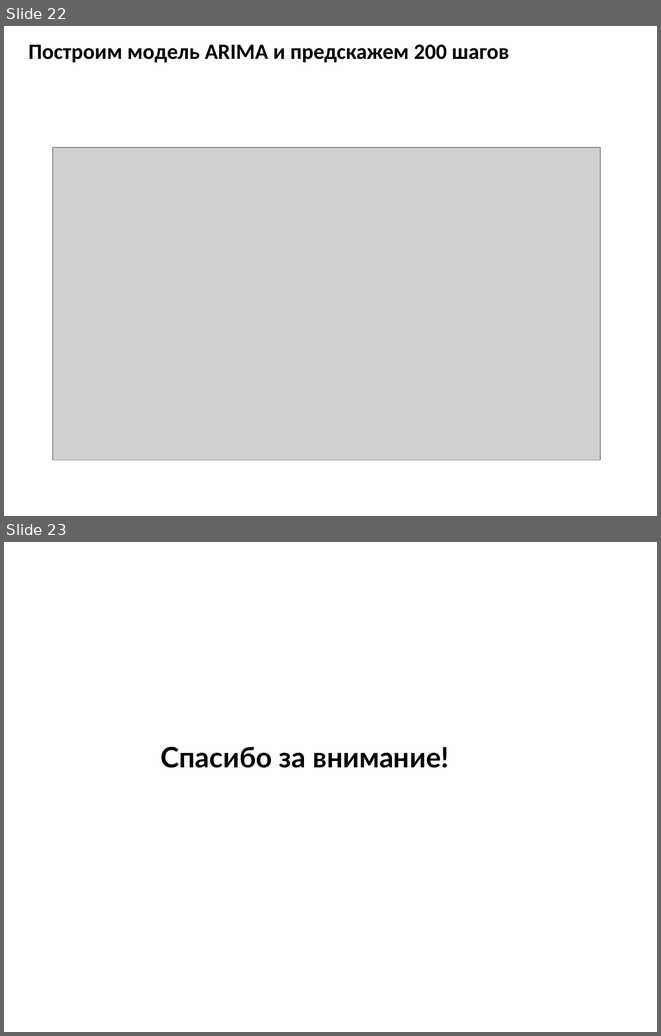
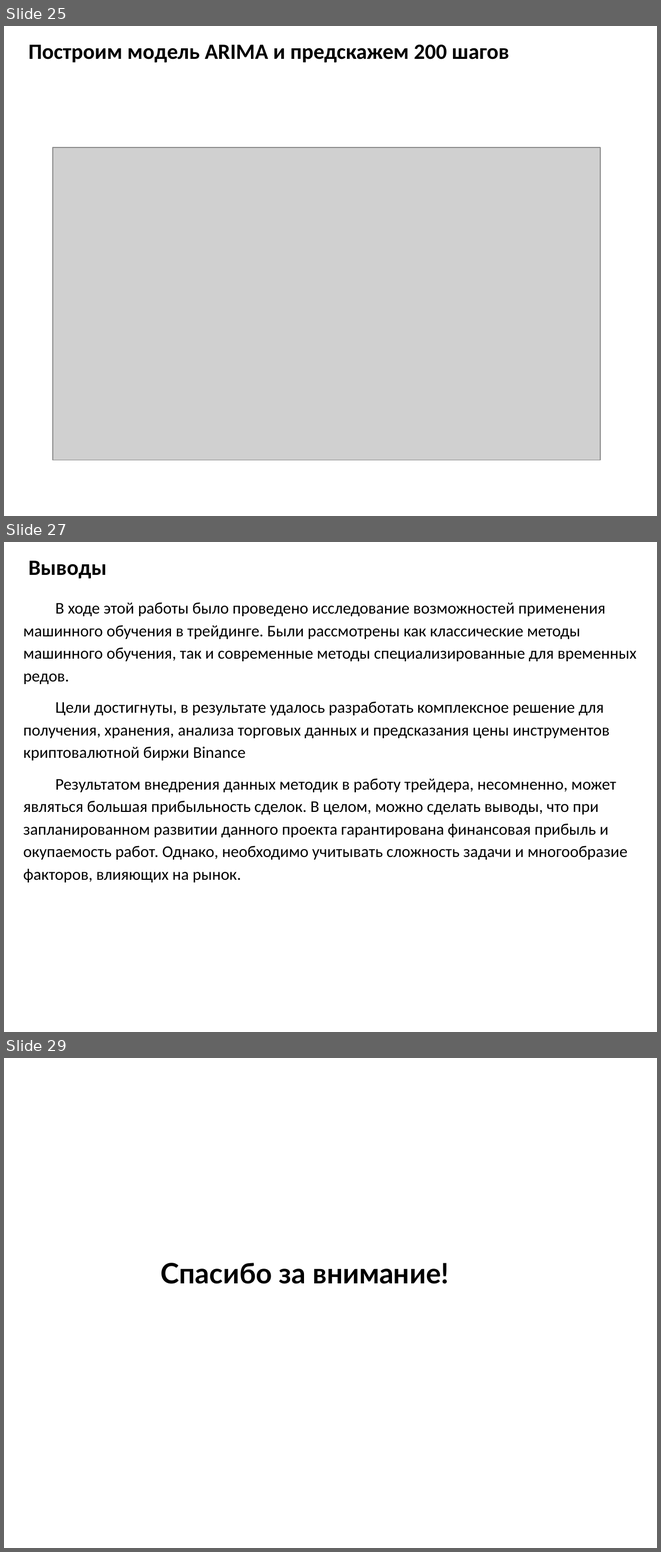
Before and after one commit to VSterkhov/CryptoCurrencyTrading_public, a slide deck: Netology_Презентация_Стерхов В.pptx. Shown one above the other, each under a label of ours: slides 22 and 23 before the commit, slides 25, 27 and 29 after it; the slides between them are not shown. The pictures are 661x1036 and 661x1552 pixels, drawn with LibreOffice and Linux fonts; fonts in the diff are those of the drawing; grey boxes stand for pictures. Boxes give left, top, right and bottom in pixels: in the first picture for what was removed or moved away, otherwise in the second. Text is boxed around its words. In the diff, an @@ line names an element or a change of style, - is before the commit and + after.

```diff
--- a/Netology_Презентация_Стерхов В.pptx
+++ b/Netology_Презентация_Стерхов В.pptx
@@ slide 27 added at [4, 542, 657, 1032], background #FFFFFF @@
@@ text added at [28, 561, 107, 579], 24 pt, text #000000, bold @@
+Выводы
@@ text added at [23, 602, 636, 882], 18 pt, text #000000 @@
+В ходе этой работы было проведено исследование возможностей применения машинного обучения в трейдинге. Были рассмотрены как классические методы машинного обучения, так и современные методы специализированные для временных редов.
+Цели достигнуты, в результате удалось разработать комплексное решение для получения, хранения, анализа торговых данных и предсказания цены инструментов криптовалютной биржи Binance
+Результатом внедрения данных методик в работу трейдера, несомненно, может являться большая прибыльность сделок. В целом, можно сделать выводы, что при запланированном развитии данного проекта гарантирована финансовая прибыль и окупаемость работ. Однако, необходимо учитывать сложность задачи и многообразие факторов, влияющих на рынок.
@@ what was slide 22 is now slide 25 @@
@@ what was slide 23 is now slide 29 @@
```
Also in this commit, not shown: 2 slides changed, 5 other slides added, 1 other file.
